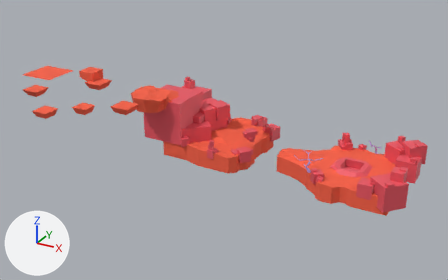
An edit to the glTF model Assets/Models/tutorial.glb, drawn before and after from the same camera.
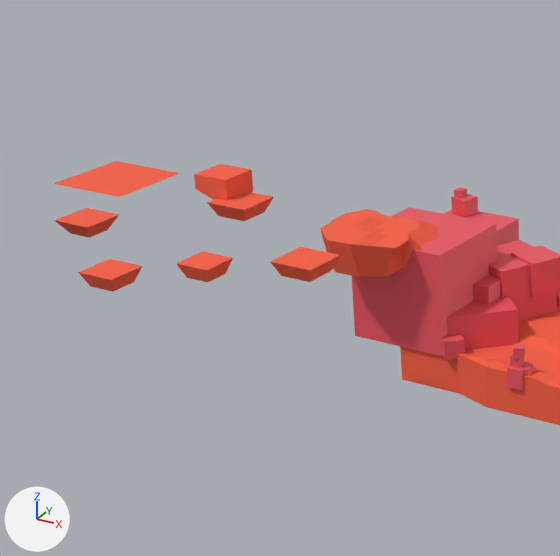
The first picture shows the older version from a camera (50 mm lens) standing at (35.7, -125.1, 62.5) and looking at (-28.6, -8.2, 4.1). The close-ups show both versions on the part from 0% to 51% of the width and 0% to 81% of the height of that picture; other places that the commit changed are outside them. The axes (+X, +Y, +Z) are drawn at lower left. The lights are the same throughout. Where no turn or scale is listed for an object, it has been applied to the vertices. Vertices at the same position are counted once.

Objects in the first close-up: 'L2', 'L2Rocks', 'L3'.
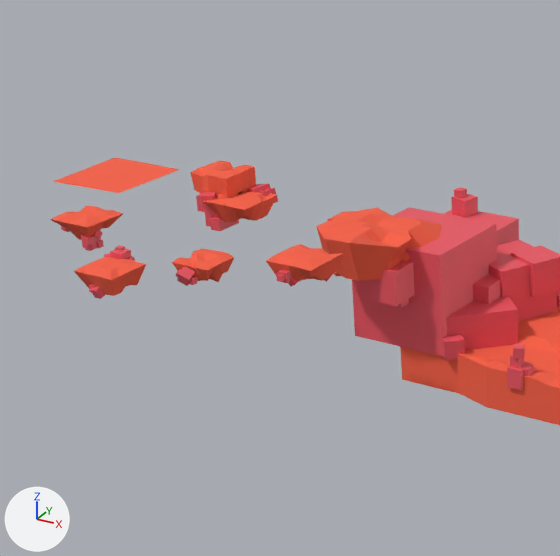
Pixel boxes (x1, y1, x2, y2) of what changed, in the close-ups (560 x 556 px; the box of a moved part takes in the faces that stretch with it):
'L3', reshaped (6% taller): before (53, 161, 438, 292); after (50, 157, 442, 296)
'L3Rocks', added (red): after (61, 183, 332, 299)
part 1 of me_plane_004, added (red): after (365, 260, 415, 306)
part 2 of me_plane_004, added: after (386, 299, 409, 308)
part 3 of me_plane_004, added (red): after (352, 239, 470, 356)
part 4 of me_plane, moved or reshaped: before (194, 164, 438, 282); after (190, 161, 442, 282)
part 5 of me_plane, moved or reshaped: before (53, 161, 233, 292); after (50, 157, 234, 296)

What the commit changed:
me_plane_004 is used by ob_l2rocks; location (-0.4, -0.1, -0.9).
me_plane_004 had 1011 vertices, 1890 faces and spanned x -50.1..-21.1, y -11.5..10.1, z 0.5..12.6.
me_plane_004 now has 1048 vertices, 1948 faces and spans x -52.3..-21.1, y -13.2..10.1, z 0.5..12.6.
me_plane_004 part 1: a new loose piece, a box spanning x -45.6..-42.1, y -13.2..-9.7, z 7.8..11.3, in mat_material_006 (red #ed5562).
me_plane_004 part 2: a new loose piece, a box spanning x -44.8..-42.8, y -11.3..-9.3, z 6.8..8.8, in mat_material_006 (red #ed5562).
me_plane_004 part 3: 5 vertices added at x -49.6..-39.0, y -10.0, z 2.0..12.5.
me_plane is used by ob_l3; location (-53.3, -12.7, 11.9).
me_plane had 453 vertices, 865 faces and spanned x -28.2..13.5, y -18.4..12.2, z -2.3..6.2.
me_plane now has 453 vertices, 871 faces and spans x -28.2..13.2, y -18.7..12.5, z -2.7..6.6.
me_plane part 4: 280 of 453 vertices moved; they spanned x -9.8..13.5, y -10.1..12.2, z -2.3..6.2 and now span x -10.1..13.2, y -10.5..12.5, z -2.7..6.6; mean shift (0.0, 0.0, 0.0); largest move (7.5, -9.4, -0.1) -> (7.6, -9.5, 0.5).
me_plane part 5: 147 of 453 vertices moved; they spanned x -28.2..0.0, y -18.4..3.8, z -1.2..2.6 and now span x -28.2..0.3, y -18.7..3.8, z -1.7..3.0; mean shift (0.0, 0.0, 0.1); largest move (-0.6, -13.4, -0.1) -> (-0.7, -13.3, 0.6).
Mesh me_cube is new.
It has 1101 vertices, 2126 faces and spans x -22.2..5.6, y -25.4..-6.1, z 0.5..7.5.
It uses material mat_material_002 (red #ed5562).
Object 'L3Rocks' (ob_l3rocks) is new; it shows me_cube.
Its location is (-51.7, -6.1, 9.4).
